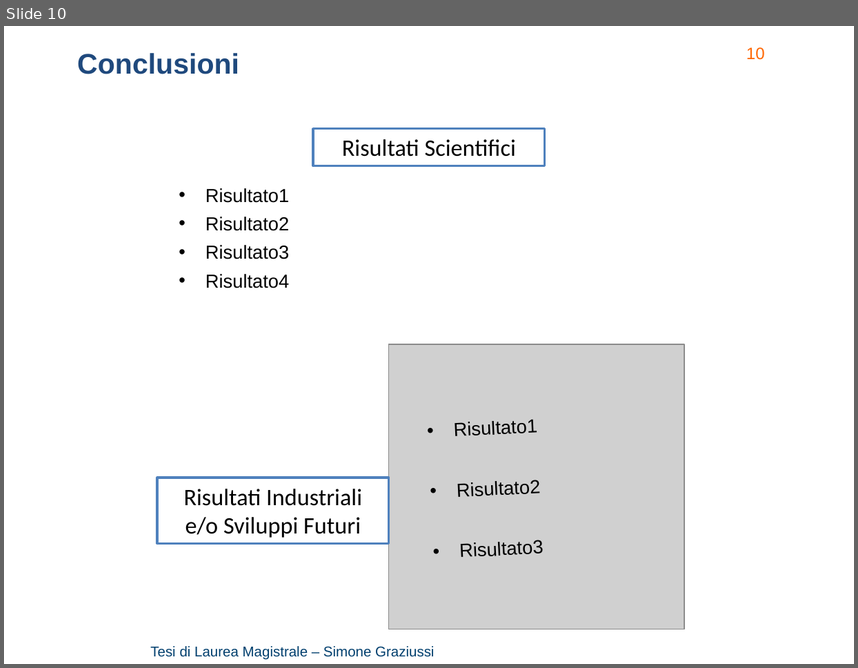
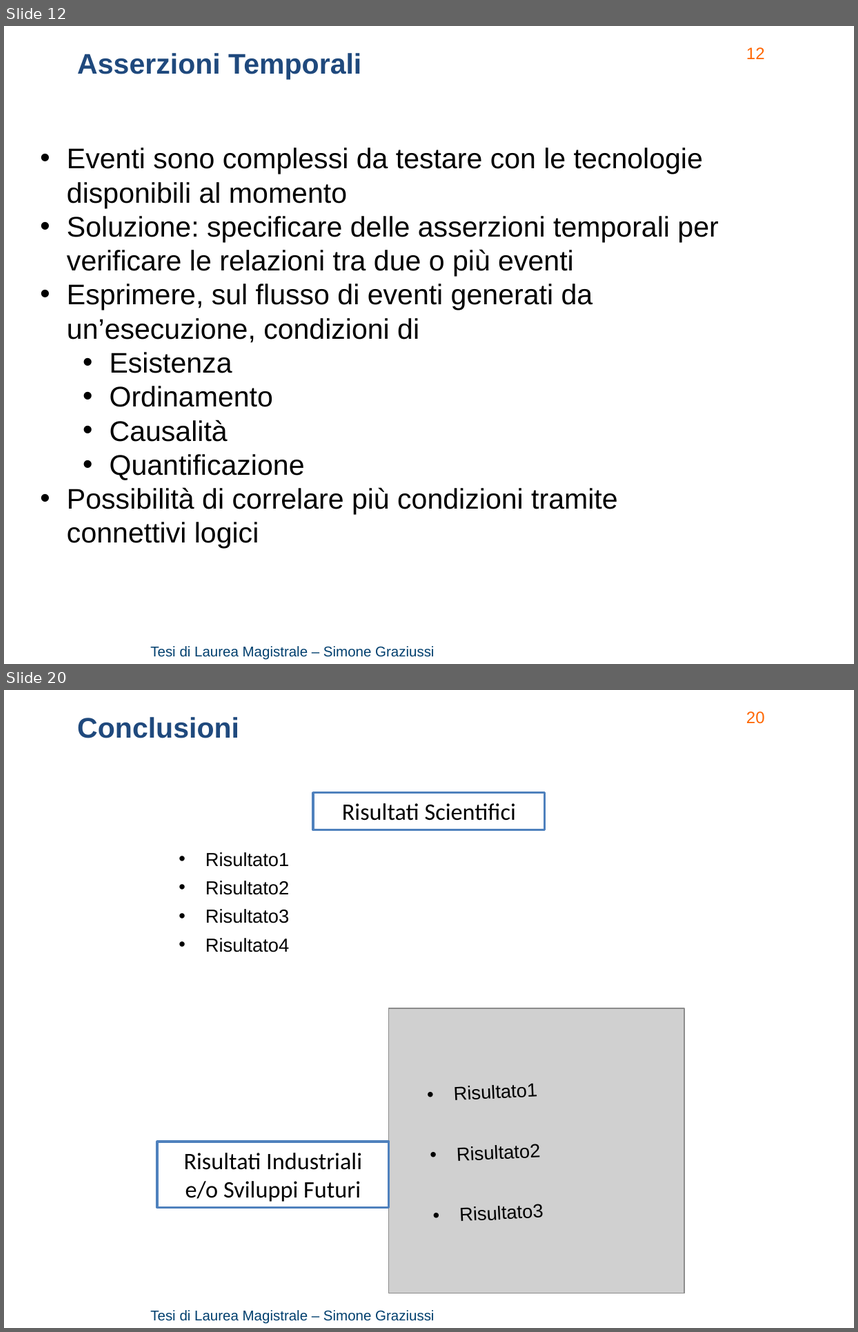
Before and after one commit to Simone3/Thesis, a slide deck: Presentation/Presentation.pptx. Shown one above the other, each under a label of ours: slide 10 before the commit, slides 12 and 20 after it; the slides between them are not shown. The pictures are 858x668 and 858x1332 pixels, drawn with LibreOffice and Linux fonts; fonts in the diff are those of the drawing; grey boxes stand for pictures; background and template pictures are left out. Boxes give left, top, right and bottom in pixels: in the first picture for what was removed or moved away, otherwise in the second. Text is boxed around its words. In the diff, an @@ line names an element or a change of style, - is before the commit and + after.

```diff
--- a/Presentation/Presentation.pptx
+++ b/Presentation/Presentation.pptx
@@ slide 12 added at (x1=4, y1=26, x2=854, y2=664), background picture (left out); not listed: 2 template elements that a slide beside it also shows @@
@@ text added at (x1=77, y1=53, x2=361, y2=79), 24 pt, text #1F497D, bold @@
+Asserzioni Temporali
@@ text added at (x1=67, y1=147, x2=718, y2=548), 24 pt, text #000000 @@
+• Eventi sono complessi da testare con le tecnologie disponibili al momento
+• Soluzione: specificare delle asserzioni temporali per verificare le relazioni tra due o più eventi
+• Esprimere, sul flusso di eventi generati da un’esecuzione, condizioni di
+  • Esistenza
+  • Ordinamento
+  • Causalità
+  • Quantificazione
+• Possibilità di correlare più condizioni tramite connettivi logici
@@ what was slide 10 is now slide 20 @@
@@ page number at (x1=746, y1=711, x2=765, y2=724): text changed @@
-10
+20
```
Also in this commit, not shown: 9 other slides added, 1 other file.
